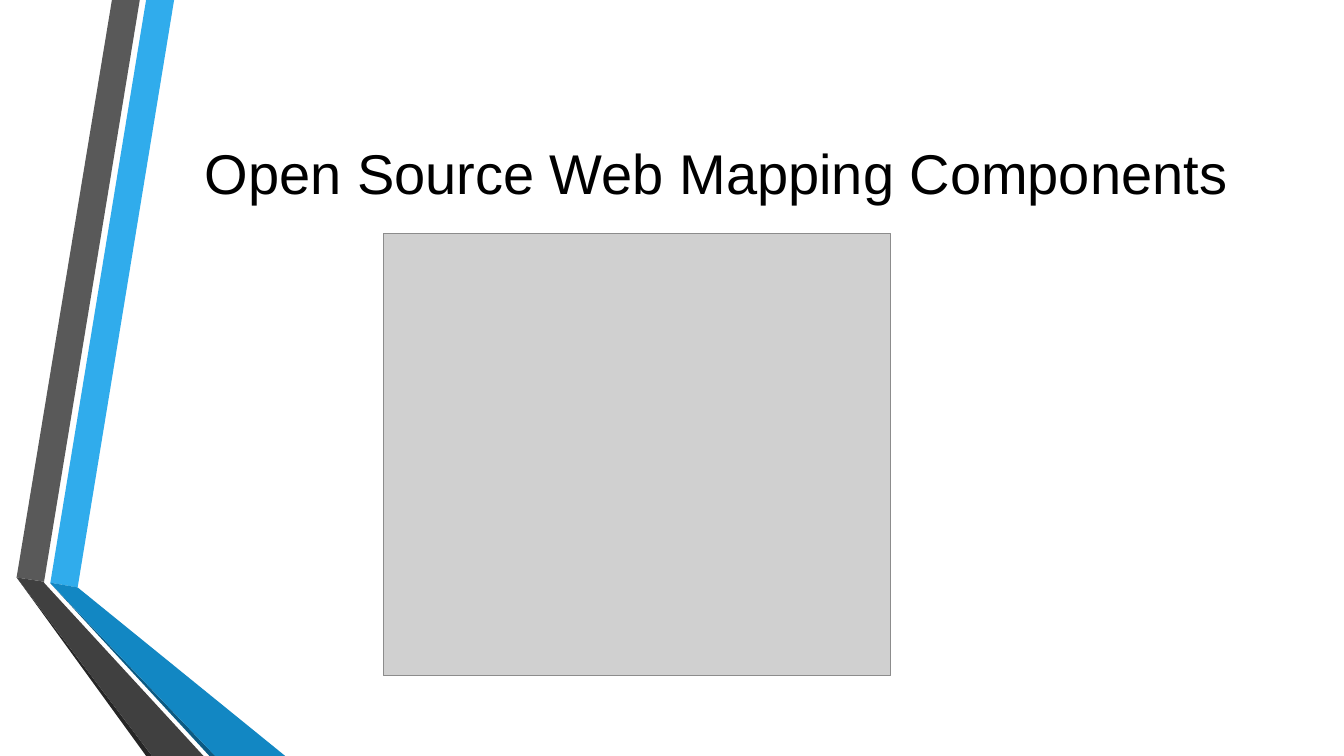
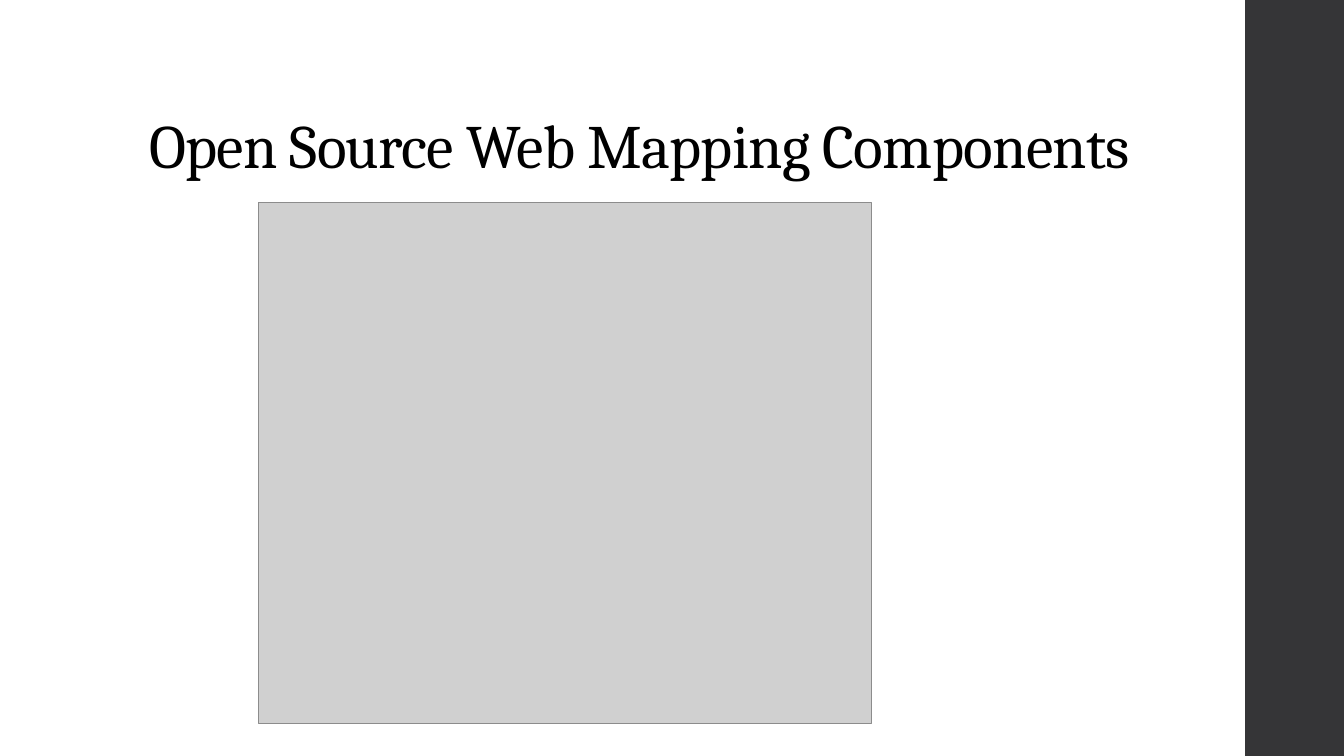
Before and after one commit to MGIS-UMN/GIS5577_week10, a slide deck: slide 6 of WebMapping_Backend.odp (slide 5 before the commit). Drawn at 1344x756 pixels with LibreOffice and Linux fonts; fonts in the diff are those of the drawing; grey boxes stand for pictures; background and template pictures are left out. Boxes give left, top, right and bottom in pixels: in the first picture for what was removed or moved away, otherwise in the second. Text is boxed around its words. In the diff, an @@ line names an element or a change of style, - is before the commit and + after.

```diff
--- a/WebMapping_Backend.odp
+++ b/WebMapping_Backend.odp
@@ freeform shape added at <box>1245,0,1344,756</box>, fill #353537 @@
@@ title "Open Source Web Mapping Components": place and size @@
-title "Open Source Web Mapping Components" at <box>205,153,1227,204</box>
+title "Open Source Web Mapping Components" at <box>149,125,1130,181</box>
@@ title "Open Source Web Mapping Components" at <box>149,125,1130,181</box>: size 40 to 44 pt, font Arial to Cambria, letter spacing 0 to -0.5 pt; alignment centre to left; line spacing 1 to 0.9; vertical alignment middle to bottom @@
@@ picture: place and size @@
-picture at <box>383,233,891,676</box>
+picture at <box>259,203,872,724</box>
@@ group removed at <box>16,0,285,756</box>: 6 freeform shapes @@
```
Also in this commit, not shown: 6 other slides changed, 14 slides added, 6 slides removed.
